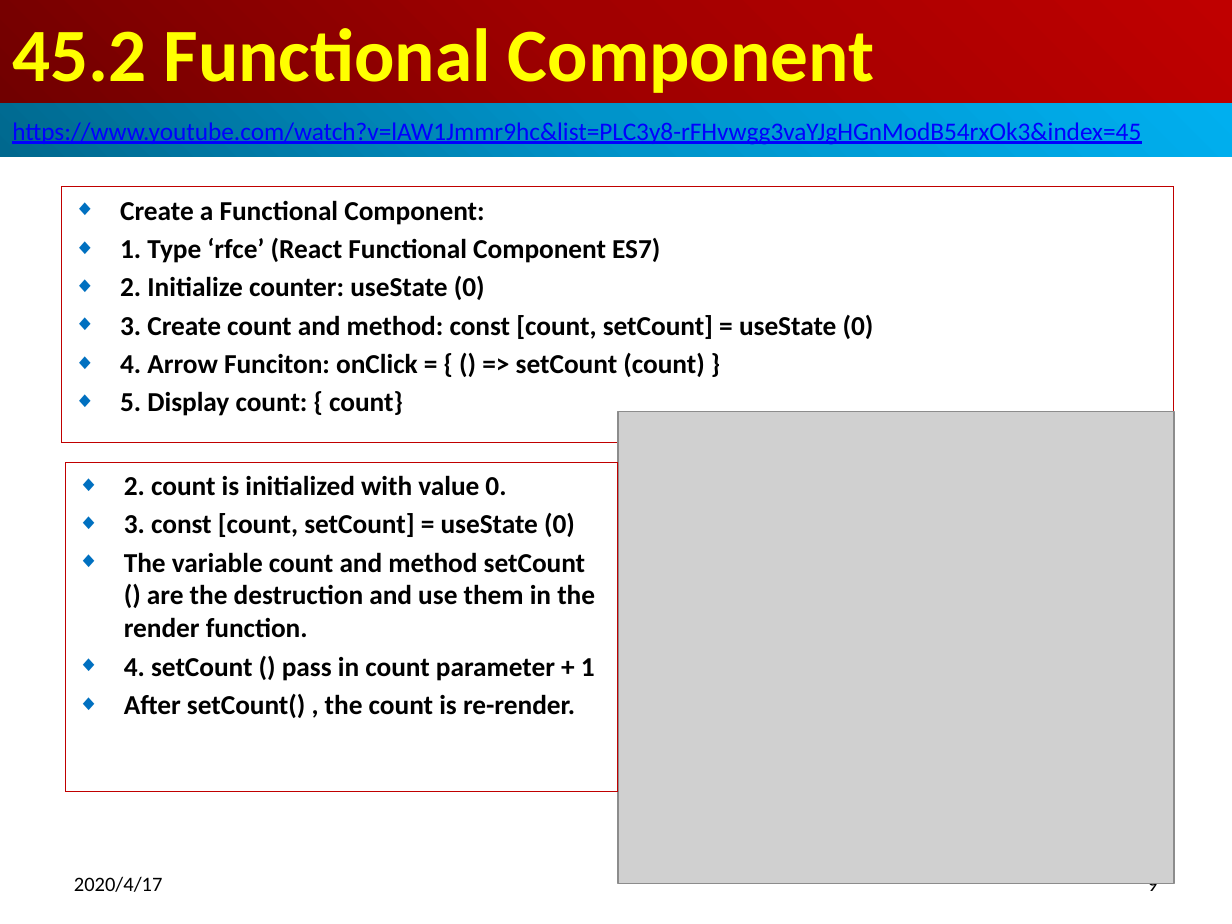
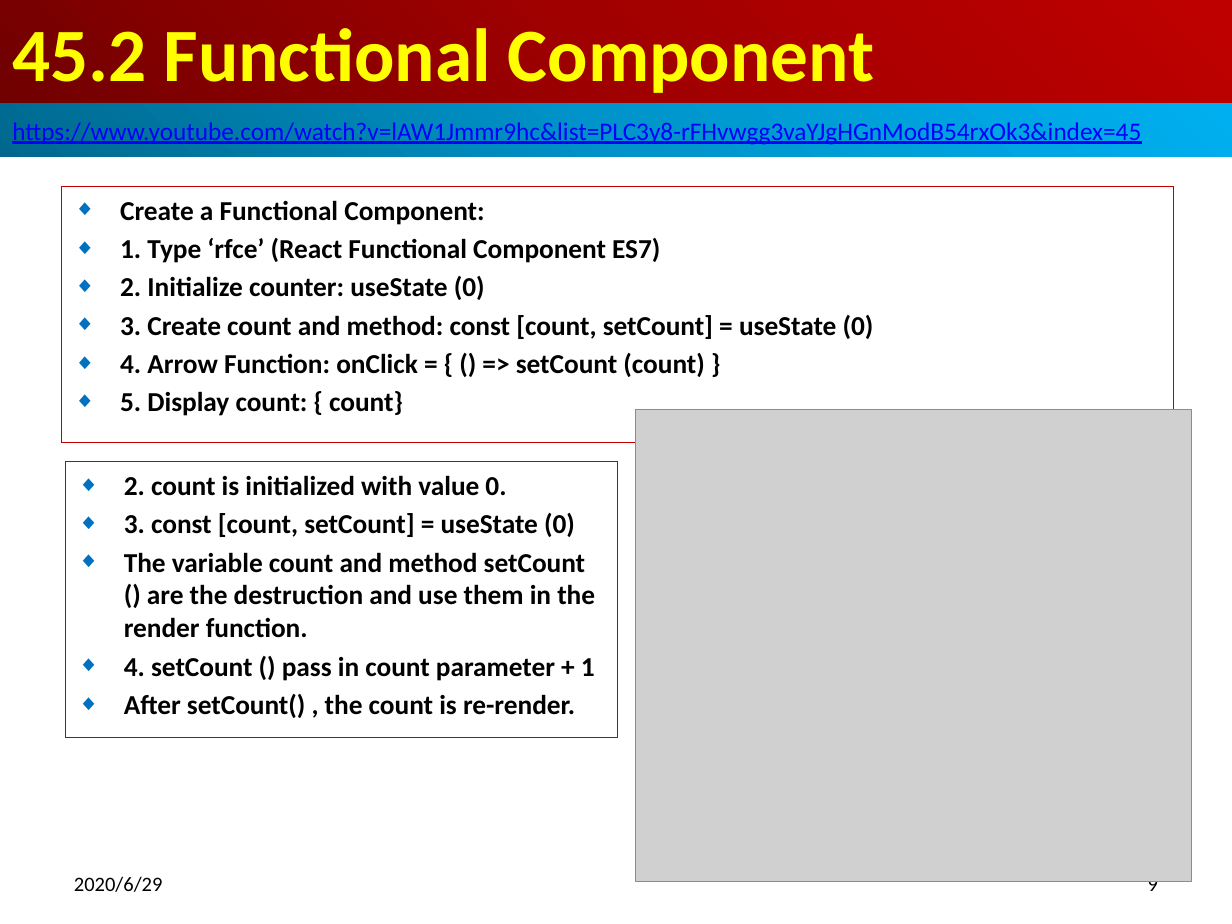
Before and after one commit to peterhchen/800-React-Hook, a slide deck: slide 9 of 45_useStateHook.pptx. Drawn at 1232x924 pixels with LibreOffice and Linux fonts; fonts in the diff are those of the drawing; grey boxes stand for pictures. Boxes give left, top, right and bottom in pixels: in the first picture for what was removed or moved away, otherwise in the second. Text is boxed around its words. In the diff, an @@ line names an element or a change of style, - is before the commit and + after.

```diff
--- a/45_useStateHook.pptx
+++ b/45_useStateHook.pptx
@@ subtitle at (x1=120, y1=353, x2=704, y2=377): text changed @@
-◆ 4. Arrow Funciton: onClick = { () => setCount (count) }
+◆ 4. Arrow Function: onClick = { () => setCount (count) }
@@ picture moved from (x1=618, y1=411, x2=1174, y2=883) to (x1=636, y1=410, x2=1191, y2=882) @@
@@ rectangle "2. count is initialized with ..." resized from (x1=65, y1=462, x2=617, y2=792) to (x1=65, y1=462, x2=617, y2=738) @@
@@ text at (x1=74, y1=876, x2=163, y2=892): text changed @@
-2020/4/17
+2020/6/29
```
Also in this commit, not shown: 12 other slides changed, 4 slides added.
